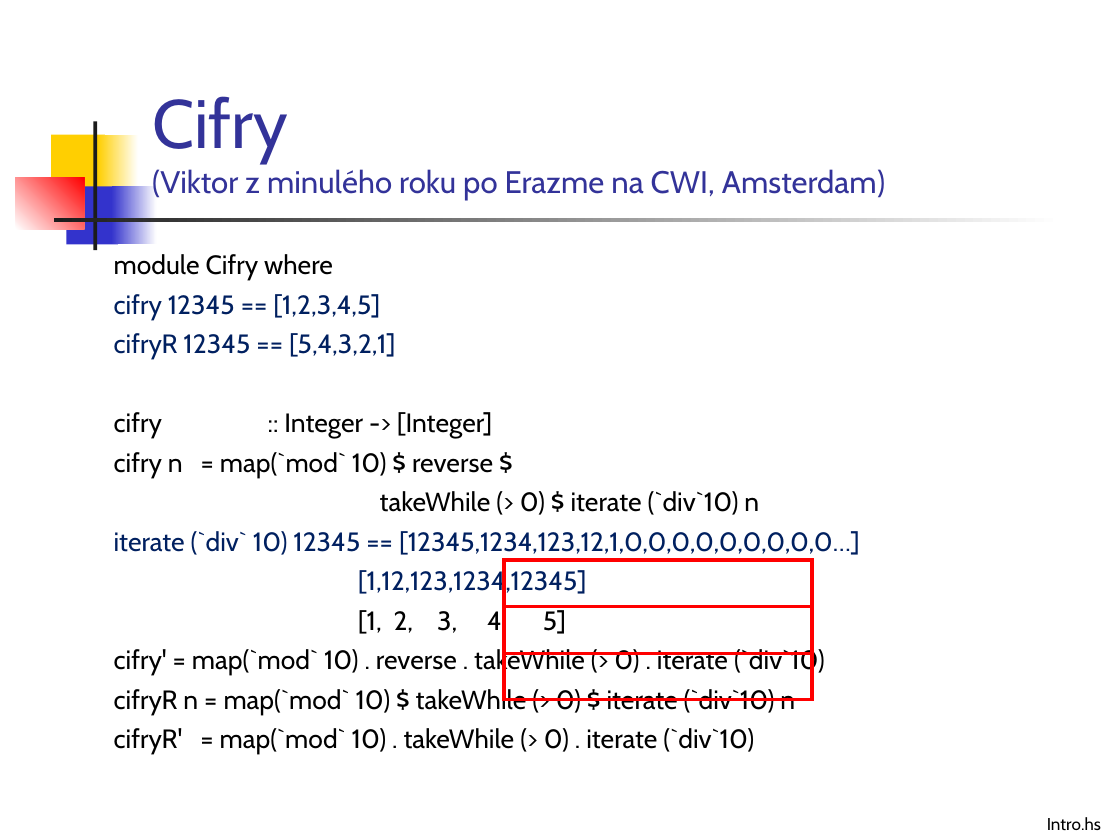
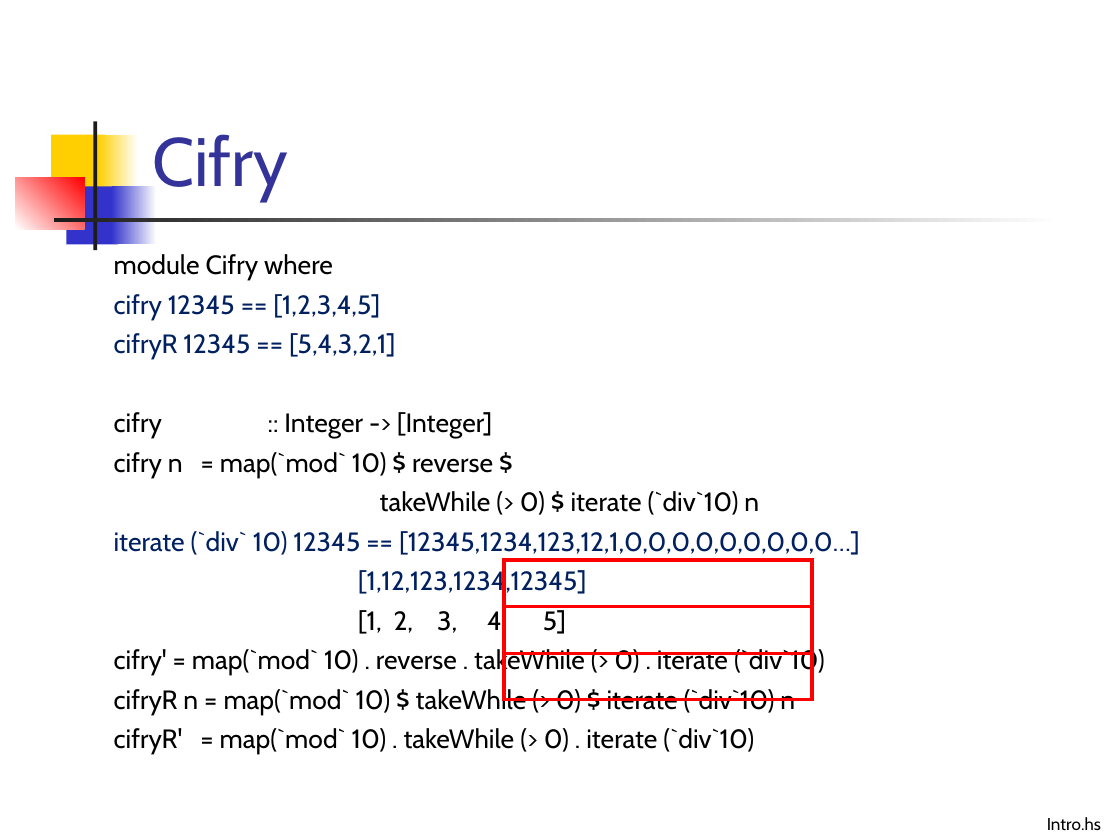
Before and after one commit to Funkcionalne/Prednasky, a slide deck: slide 11 of 03/03_fpro.ppt (slide 12 before the commit). Drawn at 1120x840 pixels with LibreOffice and Linux fonts; fonts in the diff are those of the drawing. Boxes give left, top, right and bottom in pixels: in the first picture for what was removed or moved away, otherwise in the second. Text is boxed around its words. In the diff, an @@ line names an element or a change of style, - is before the commit and + after.

```diff
--- a/03/03_fpro.ppt
+++ b/03/03_fpro.ppt
@@ title at <box>152,134,288,201</box>: text changed; size 20 to 44 pt @@
-Cifry
-(Viktor z minulého roku po Erazme na CWI, Amsterdam)
+Cifry
```
Also in this commit, not shown: 4 other slides changed, 1 slide removed, 12 other files.
